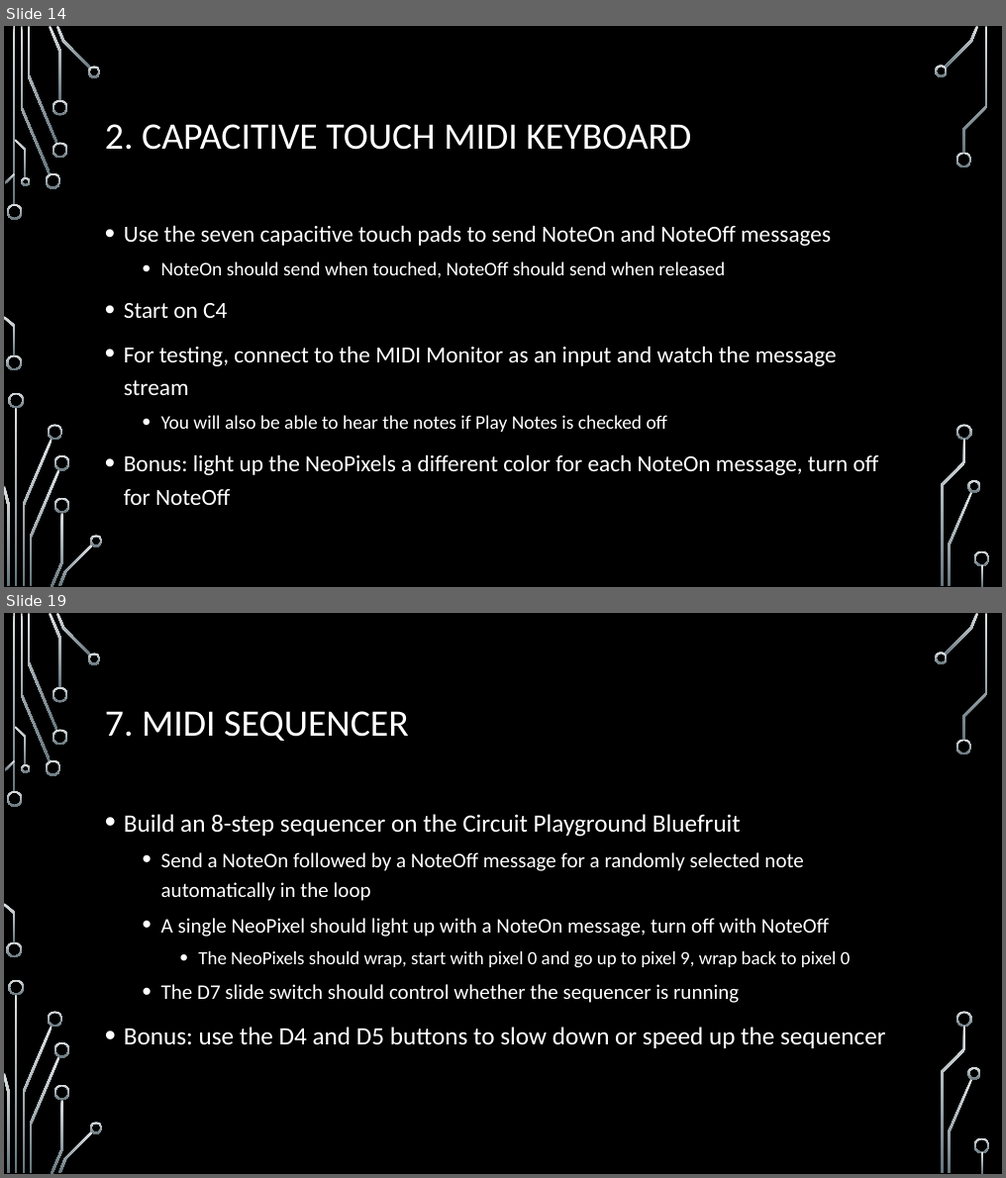
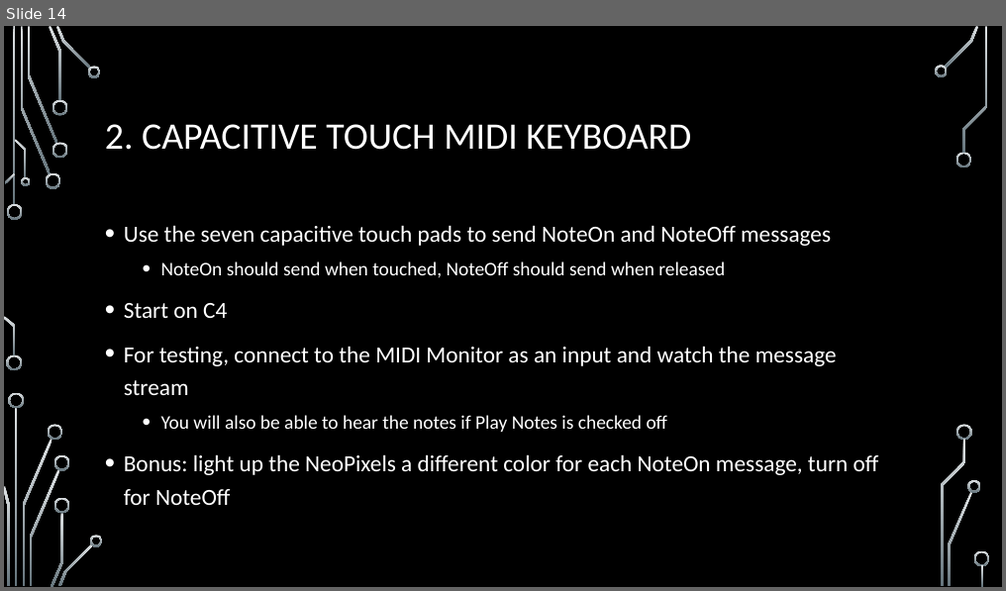
Before and after one commit to BlitzCityDIY/CircuitPython-Bluefruit-MIDI-Demos, a slide deck: Using MIDI with CircuitPython Slides.pptx. Shown one above the other, each under a label of ours: slides 14 and 19 before the commit, slide 14 after it; the slides between them are not shown. The pictures are 1006x1178 and 1006x591 pixels, drawn with LibreOffice and Linux fonts; fonts in the diff are those of the drawing; background and template pictures are left out. Boxes give left, top, right and bottom in pixels: in the first picture for what was removed or moved away, otherwise in the second. Text is boxed around its words. In the diff, an @@ line names an element or a change of style, - is before the commit and + after.

```diff
--- a/Using MIDI with CircuitPython Slides.pptx
+++ b/Using MIDI with CircuitPython Slides.pptx
@@ slide 19 removed at box(4, 613, 1002, 1174), background picture (left out); not listed: 36 template elements that a slide beside it also shows @@
@@ title removed at box(105, 711, 409, 741) @@
-7. MIDI SEQUENCER
@@ text removed at box(124, 814, 886, 1049) @@
-• Build an 8-step sequencer on the Circuit Playground Bluefruit
-  • Send a NoteOn followed by a NoteOff message for a randomly selected note automatically in the loop
-  • A single NeoPixel should light up with a NoteOn message, turn off with NoteOff
-    • The NeoPixels should wrap, start with pixel 0 and go up to pixel 9, wrap back to pixel 0
-  • The D7 slide switch should control whether the sequencer is running
-• Bonus: use the D4 and D5 buttons to slow down or speed up the sequencer
```
Also in this commit, not shown: 4 slides changed, 2 other files.
